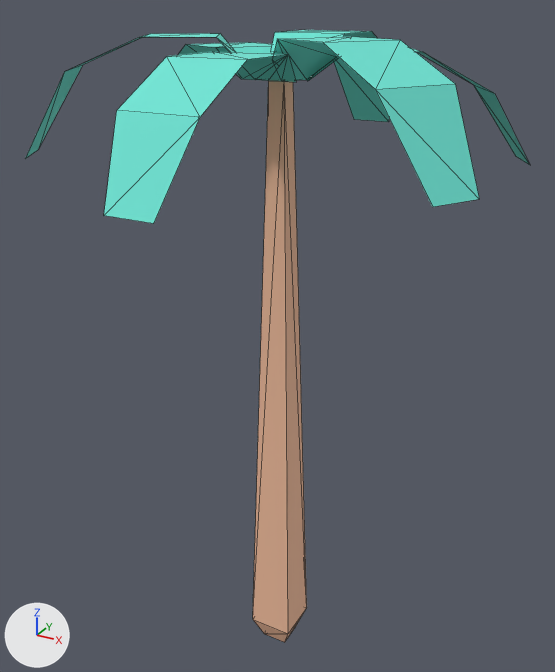
One commit to the glTF model assets/nature_kit/tree_palm.glb: the scene before it, then after it.
The view is the same before and after, from a camera (50 mm lens) standing at (0.767, -1.409, 1.53) and looking at (-0.027, 0.036, 0.808). The lights are fixed; the arrows at lower left show +X, +Y and +Z. The picture after the commit comes second. Mesh edges are drawn as thin lines. Where no turn or scale is listed for an object, it has been applied to the vertices.

In view in the first picture: 'tree_palm'.
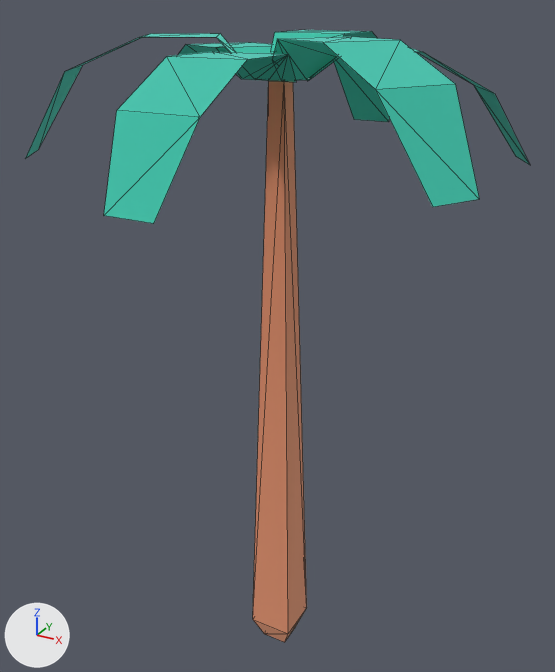
What the commit changed:
In material 'woodBark' (mat_woodbark), metallic goes from 0.05 to 1.0.
In material 'leafsGreen' (mat_leafsgreen), metallic goes from 0.05 to 1.0.
In material 'leafsGreen' (mat_leafsgreen), roughness goes from 0.85 to 1.0.
Object 'tmpParent' (ob_tmpparent) is deleted.

Boxes (x1, y1, x2, y2) around the edits, measured in the pictures (555 x 672 px):
'tree_palm', surface changed
    both: (26, 30, 526, 642)
